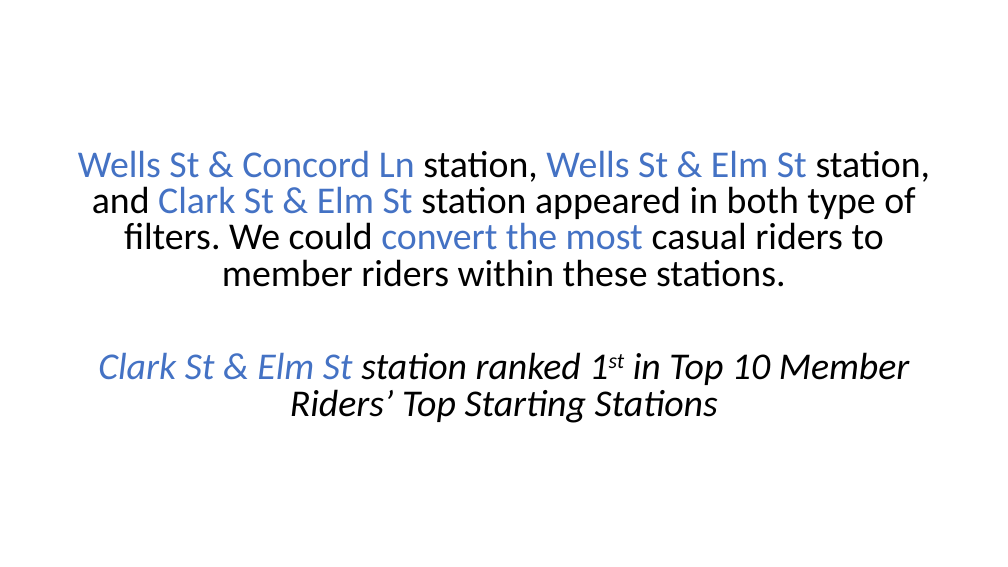
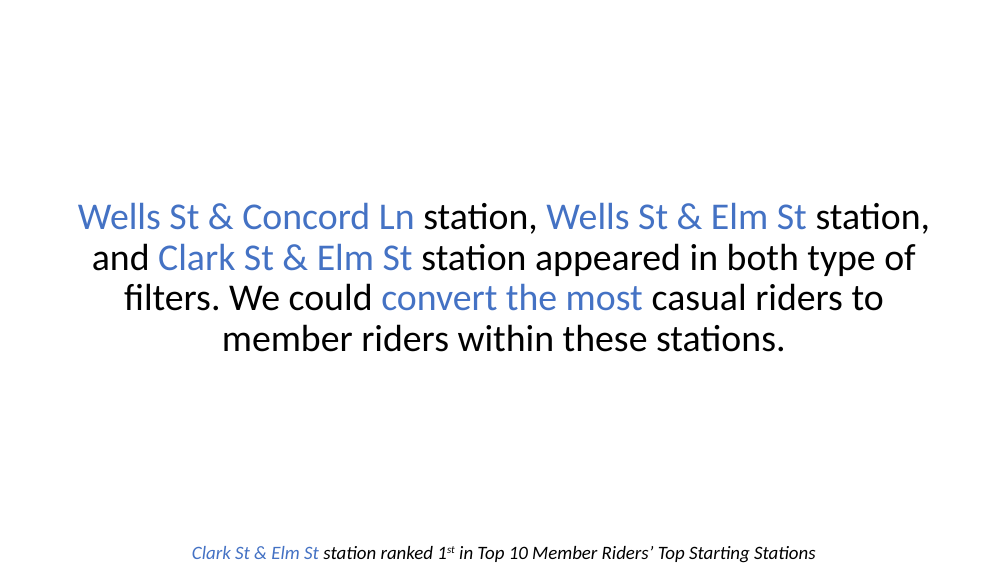
Before and after one commit to rinogrego/Google-Data-Analytics-Capstone-Project, a slide deck: slide 17 of Strategic Locations to Convert Casual Riders into Member.pptx. Drawn at 1008x567 pixels with LibreOffice and Linux fonts; fonts in the diff are those of the drawing. Boxes give left, top, right and bottom in pixels: in the first picture for what was removed or moved away, otherwise in the second. Text is boxed around its words. In the diff, an @@ line names an element or a change of style, - is before the commit and + after.

Commit message:
minor fix

```diff
--- a/Strategic Locations to Convert Casual Riders into Member.pptx
+++ b/Strategic Locations to Convert Casual Riders into Member.pptx
@@ text "Wells St & Concord Ln ...": place and size @@
-text "Wells St & Concord Ln ..." at bbox=[78, 150, 931, 423]
+text "Wells St & Concord Ln ..." at bbox=[78, 202, 931, 352]
@@ text "Wells St & Concord Ln ..." at bbox=[78, 202, 931, 352]: line spacing 0.8 to 0.9 @@
@@ text at bbox=[98, 352, 910, 423]: paragraph removed @@
-Clark St & Elm St station ranked 1st in Top 10 Member Riders’ Top Starting Stations
@@ text added at bbox=[192, 546, 816, 563], 18 pt, text #000000, italic @@
+Clark St & Elm St station ranked 1st in Top 10 Member Riders’ Top Starting Stations
```
Also in this commit, not shown: 1 other slide changed.
